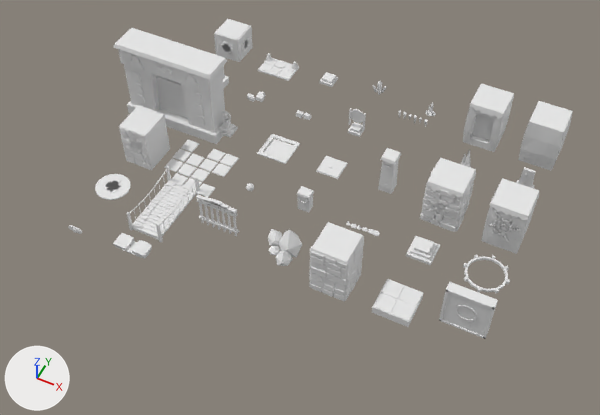
A saved change to the glTF model assets/epiphany/lugares.glb.
Before and after are seen from a 50 mm lens placed at (24.1, -38.4, 34.7), pointed at (10.5, -11.2, 0.7). The lights are fixed; the arrows at lower left show +X, +Y and +Z. The first picture is the older version.
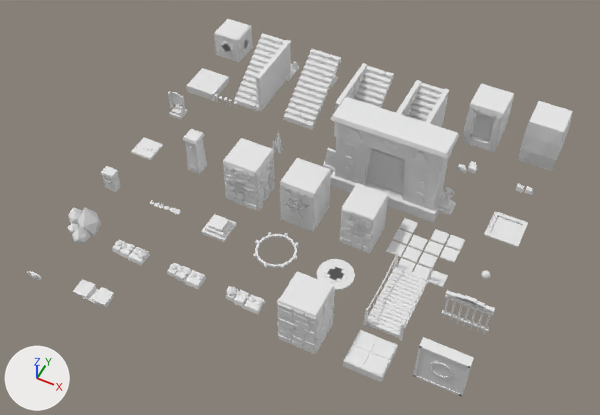
Pixel boxes (x1, y1, x2, y2) of what changed, in the pictures (600 x 415 px):
'fachada_templo', moved
    before: (114, 28, 231, 144)
    after: (330, 97, 459, 223)
'santuario_pared', moved
    before: (309, 222, 364, 301)
    after: (277, 271, 335, 354)
'muro_agrietado', moved
    before: (420, 158, 476, 232)
    after: (223, 138, 275, 211)
'muro_agrietado_risco', moved
    before: (481, 178, 539, 254)
    after: (280, 158, 331, 232)
'muro_agrietado_templo', moved
    before: (119, 105, 170, 170)
    after: (340, 183, 388, 253)
'puente', moved
    before: (127, 166, 200, 242)
    after: (363, 252, 433, 341)
'nicho_carcaj', moved
    before: (164, 140, 239, 197)
    after: (386, 218, 465, 287)
'sello_losa', moved
    before: (439, 282, 498, 339)
    after: (413, 337, 474, 396)
'santuario_piso', moved
    before: (372, 279, 423, 327)
    after: (343, 330, 398, 382)
'escalinata_e', added
    after: (234, 33, 291, 111)
'escalinata_medio', added
    after: (283, 49, 341, 130)
'rocas_rincon', moved
    before: (268, 229, 302, 266)
    after: (67, 207, 102, 243)
'reja', moved
    before: (196, 195, 239, 236)
    after: (441, 290, 495, 334)
'interruptor_marco', moved
    before: (257, 134, 300, 164)
    after: (484, 211, 528, 247)
'portal_disco', moved
    before: (95, 174, 130, 200)
    after: (316, 259, 355, 290)
'escalinata_sola', added
    after: (396, 80, 449, 127)
'monolito', moved
    before: (378, 148, 401, 194)
    after: (183, 129, 207, 174)
'escalinata_o', added
    after: (335, 63, 394, 137)
'pedestal', moved
    before: (406, 236, 440, 265)
    after: (201, 214, 237, 242)
'vertiente_pico', moved
    before: (113, 233, 152, 259)
    after: (73, 279, 114, 307)
'portal_anillo', moved
    before: (463, 255, 510, 293)
    after: (253, 232, 299, 269)
'ojo_pilar', moved
    before: (297, 186, 314, 213)
    after: (101, 166, 121, 192)
'salto_o', added
    after: (225, 286, 265, 314)
'fuente_luz', moved
    before: (219, 111, 238, 138)
    after: (438, 188, 456, 215)
'salto_medio', added
    after: (167, 263, 206, 289)
'salto_e', added
    after: (112, 239, 150, 265)
'estela_carcaj', moved
    before: (516, 167, 535, 189)
    after: (323, 148, 336, 171)
'escombro_a', moved
    before: (247, 91, 266, 102)
    after: (458, 161, 477, 174)
'estalagmitas', moved
    before: (461, 150, 471, 168)
    after: (272, 131, 283, 154)
'estalactitas_borde', moved
    before: (399, 110, 428, 127)
    after: (210, 92, 237, 109)
'sello_ojo', moved
    before: (68, 225, 82, 234)
    after: (27, 271, 42, 280)
'ojo_globo', moved
    before: (246, 183, 254, 191)
    after: (481, 270, 491, 279)

What changed in the scene script:
```text
Change ob_escombro_a:
    ob_escombro_a.location: (3.5, -3.5, 0.0) -> (17.5, -3.5, 0.0)
Change ob_estalactitas_borde:
    ob_estalactitas_borde.location: (14.0, -3.5, 0.0) -> (3.5, -7.0, 0.0)
Change ob_estalagmitas:
    ob_estalagmitas.location: (17.5, -3.5, 0.0) -> (7.0, -7.0, 0.0)
Change ob_estela_carcaj:
    ob_estela_carcaj.location: (21.0, -3.5, 0.0) -> (10.5, -7.0, 0.0)
Change ob_fachada_templo:
    ob_fachada_templo.location: (0.0, -7.0, 0.0) -> (14.0, -7.0, 0.0)
Change ob_fuente_luz:
    ob_fuente_luz.location: (3.5, -7.0, 0.0) -> (17.5, -7.0, 0.0)
Change ob_interruptor_marco:
    ob_interruptor_marco.location: (7.0, -7.0, 0.0) -> (21.0, -7.0, 0.0)
Change ob_monolito:
    ob_monolito.location: (14.0, -7.0, 0.0) -> (3.5, -10.5, 0.0)
Change ob_muro_agrietado:
    ob_muro_agrietado.location: (17.5, -7.0, 0.0) -> (7.0, -10.5, 0.0)
Change ob_muro_agrietado_risco:
    ob_muro_agrietado_risco.location: (21.0, -7.0, 0.0) -> (10.5, -10.5, 0.0)
Change ob_muro_agrietado_templo:
    ob_muro_agrietado_templo.location: (0.0, -10.5, 0.0) -> (14.0, -10.5, 0.0)
Change ob_nicho_carcaj:
    ob_nicho_carcaj.location: (3.5, -10.5, 0.0) -> (17.5, -10.5, 0.0)
Change ob_ojo_globo:
    ob_ojo_globo.location: (7.0, -10.5, 0.0) -> (21.0, -10.5, 0.0)
Change ob_ojo_pilar:
    ob_ojo_pilar.location: (10.5, -10.5, 0.0) -> (0.0, -14.0, 0.0)
Change ob_pedestal:
    ob_pedestal.location: (17.5, -10.5, 0.0) -> (7.0, -14.0, 0.0)
Change ob_portal_anillo:
    ob_portal_anillo.location: (21.0, -10.5, 0.0) -> (10.5, -14.0, 0.0)
Change ob_portal_disco:
    ob_portal_disco.location: (0.0, -14.0, 0.0) -> (14.0, -14.0, 0.0)
Change ob_puente:
    ob_puente.location: (3.5, -14.0, 0.0) -> (17.5, -14.0, 0.0)
Change ob_reja:
    ob_reja.location: (7.0, -14.0, 0.0) -> (21.0, -14.0, 0.0)
Change ob_rocas_rincon:
    ob_rocas_rincon.location: (10.5, -14.0, 0.0) -> (0.0, -17.5, 0.0)
Change ob_santuario_pared:
    ob_santuario_pared.location: (14.0, -14.0, 0.0) -> (14.0, -17.5, 0.0)
Change ob_santuario_piso:
    ob_santuario_piso.location: (17.5, -14.0, 0.0) -> (17.5, -17.5, 0.0)
Change ob_sello_losa:
    ob_sello_losa.location: (21.0, -14.0, 0.0) -> (21.0, -17.5, 0.0)
Change ob_sello_ojo:
    ob_sello_ojo.location: (0.0, -17.5, 0.0) -> (0.0, -21.0, 0.0)
Change ob_vertiente_pico:
    ob_vertiente_pico.location: (3.5, -17.5, 0.0) -> (3.5, -21.0, 0.0)
Add ob_salto_o:
    ob_salto_o = bpy.data.objects.new('salto_o', me_salto_o)  # 96 vertices, 156 faces; spans x -1.08..0.98, y -0.37..0.45, z -0.24..0.36; in mat_paleta (white #e7e7e7)
    ob_salto_o.location = (10.5, -17.5, 0.0)
Add ob_salto_medio:
    ob_salto_medio = bpy.data.objects.new('salto_medio', me_salto_medio)  # 84 vertices, 136 faces; spans x -1.0..0.99, y -0.37..0.46, z -0.24..0.2; in mat_paleta (white #e7e7e7)
    ob_salto_medio.location = (7.0, -17.5, 0.0)
Add ob_salto_e:
    ob_salto_e = bpy.data.objects.new('salto_e', me_salto_e)  # 96 vertices, 156 faces; spans x -0.99..1.08, y -0.37..0.46, z -0.24..0.37; in mat_paleta (white #e7e7e7)
    ob_salto_e.location = (3.5, -17.5, 0.0)
Add ob_escalinata_sola:
    ob_escalinata_sola = bpy.data.objects.new('escalinata_sola', me_escalinata_sola)  # 776 vertices, 1164 faces; spans x -1.04..1.03, y -1.09..3.02, z -0.12..2.69; in mat_paleta (white #e7e7e7)
    ob_escalinata_sola.location = (14.0, -3.5, 0.0)
Add ob_escalinata_o:
    ob_escalinata_o = bpy.data.objects.new('escalinata_o', me_escalinata_o)  # 448 vertices, 672 faces; spans x -1.04..1.0, y -1.08..3.03, z -0.12..2.69; in mat_paleta (white #e7e7e7)
    ob_escalinata_o.location = (10.5, -3.5, 0.0)
Add ob_escalinata_medio:
    ob_escalinata_medio = bpy.data.objects.new('escalinata_medio', me_escalinata_medio)  # 208 vertices, 312 faces; spans x -1.0..1.0, y -1.0..3.03, z -0.12..2.6; in mat_paleta (white #e7e7e7)
    ob_escalinata_medio.location = (7.0, -3.5, 0.0)
Add ob_escalinata_e:
    ob_escalinata_e = bpy.data.objects.new('escalinata_e', me_escalinata_e)  # 432 vertices, 648 faces; spans x -1.0..1.03, y -1.09..3.02, z -0.12..2.68; in mat_paleta (white #e7e7e7)
    ob_escalinata_e.location = (3.5, -3.5, 0.0)
```
